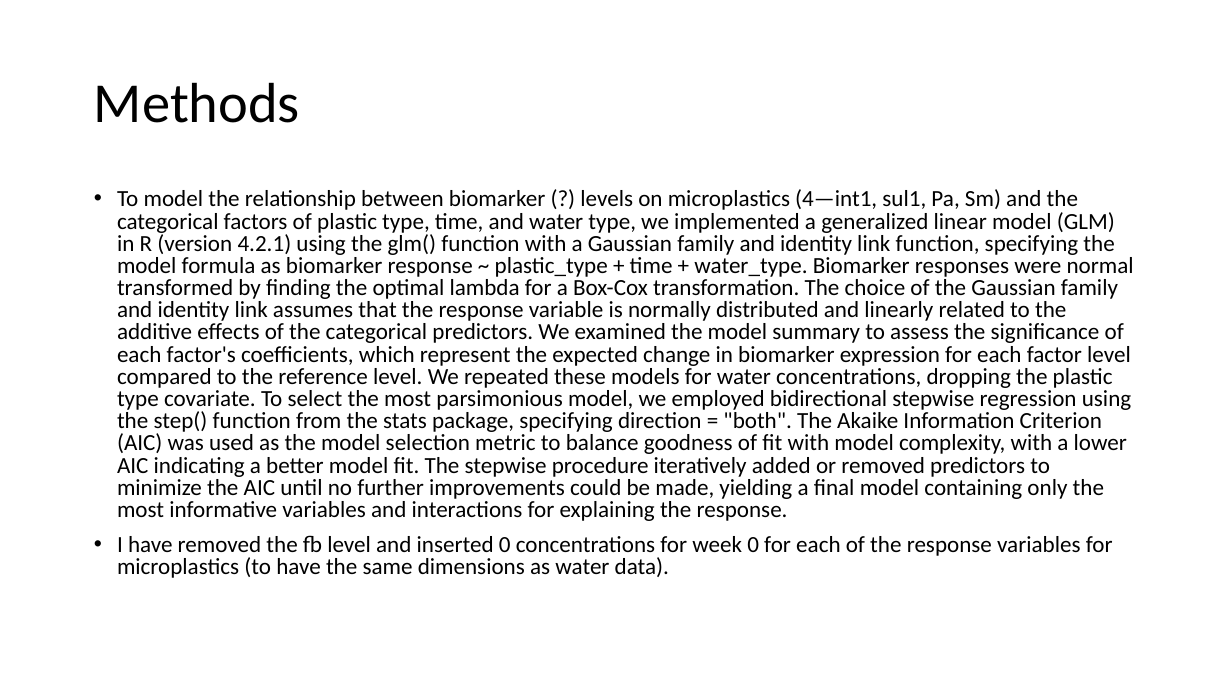
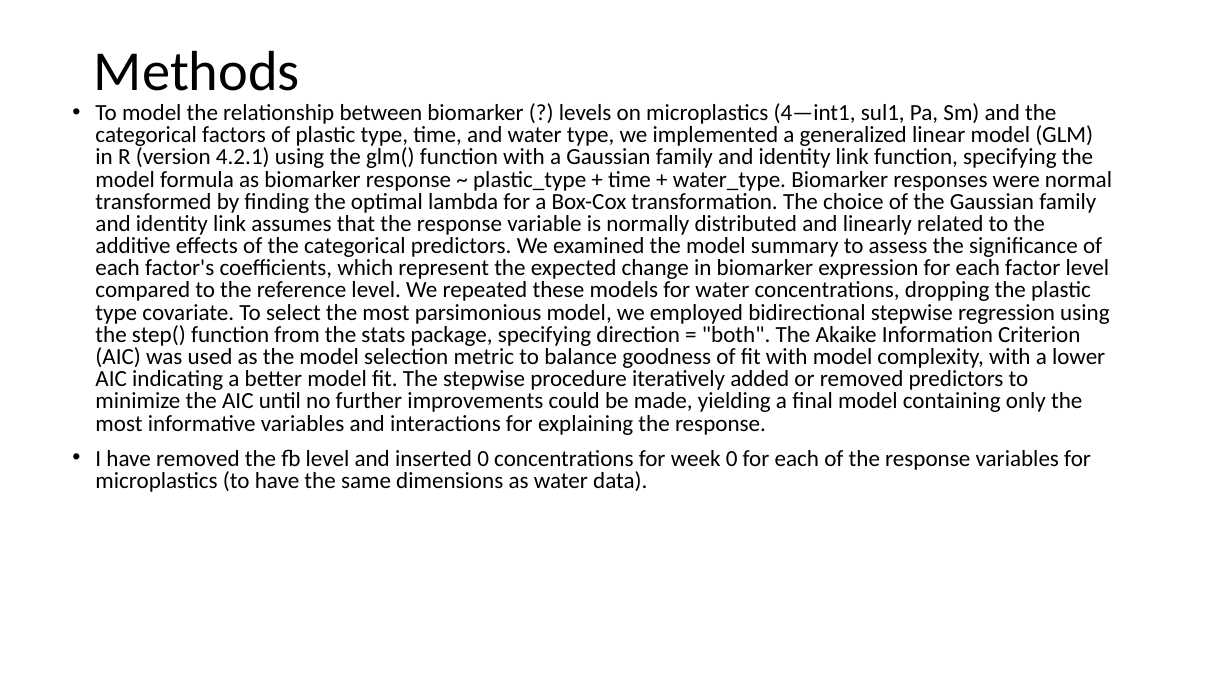
Before and after one commit to microbial-genomics/eytcheson_microplastics, a slide deck: slide 1 of pptx/glm_microplastics_water_v3.pptx. Drawn at 1232x693 pixels with LibreOffice and Linux fonts; fonts in the diff are those of the drawing. Boxes give left, top, right and bottom in pixels: in the first picture for what was removed or moved away, otherwise in the second. Text is boxed around its words. In the diff, an @@ line names an element or a change of style, - is before the commit and + after.

Commit message:
log 10 stepwise glm updates

```diff
--- a/pptx/glm_microplastics_water_v3.pptx
+++ b/pptx/glm_microplastics_water_v3.pptx
@@ title "Methods": place and size @@
-title "Methods" at [94, 82, 300, 123]
+title "Methods" at [94, 50, 300, 91]
@@ text "To model the relationship between ...": place and size @@
-text "To model the relationship between ..." at [117, 189, 1134, 578]
+text "To model the relationship between ..." at [95, 103, 1112, 492]
```
Also in this commit, not shown: 13 other slides changed, 5 slides added, 4 slides removed, 8 other files.
